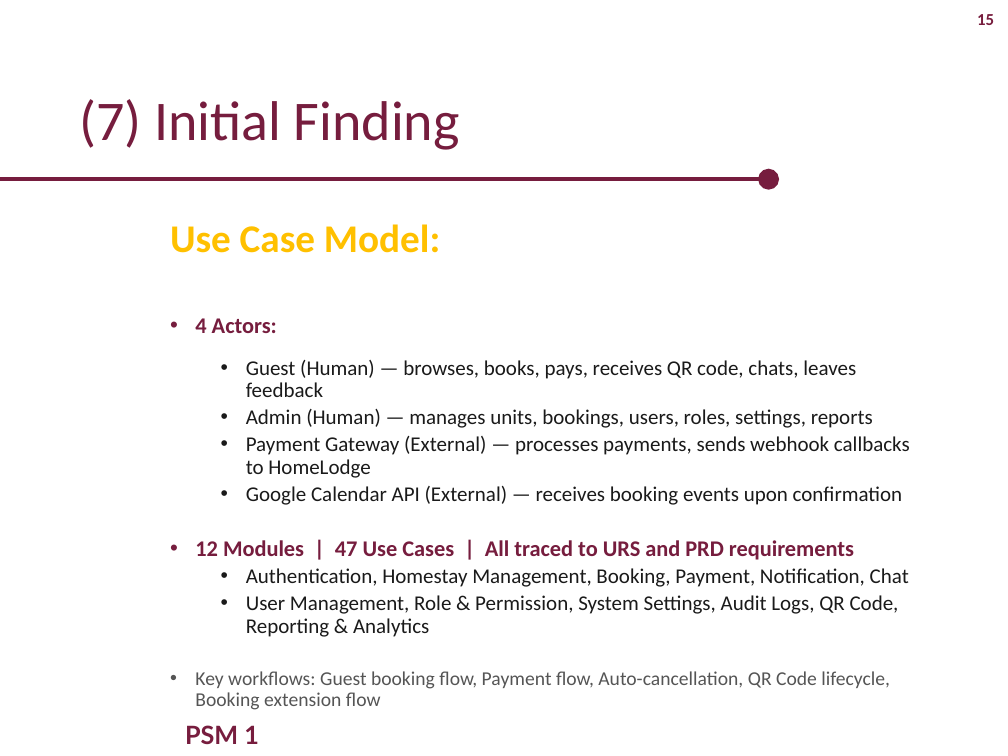
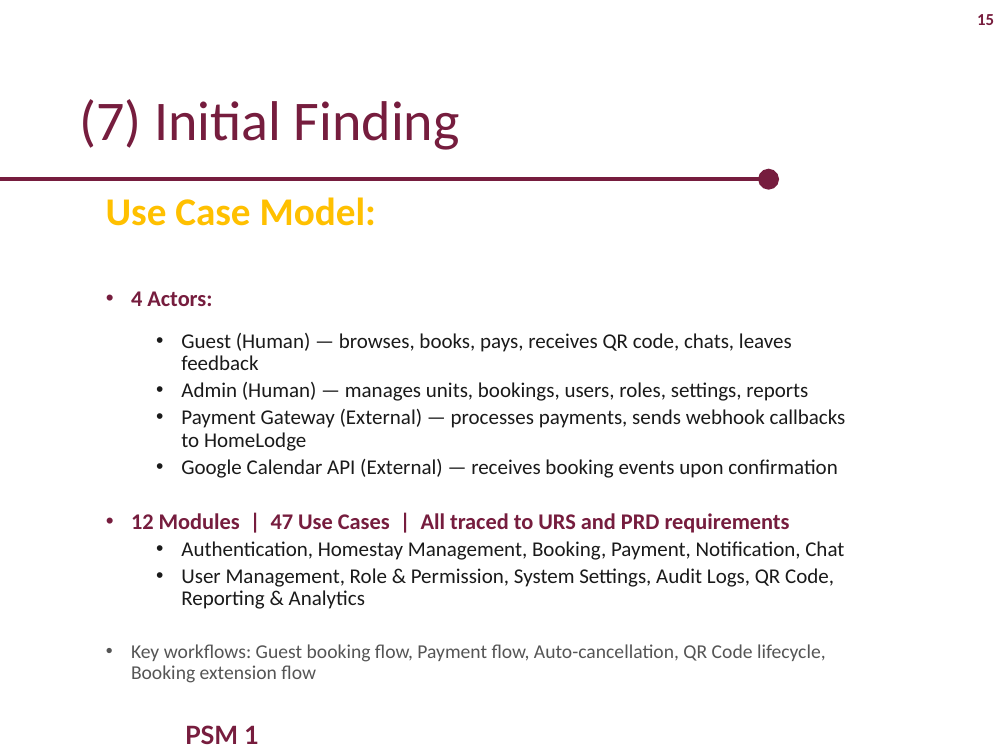
Before and after one commit to aisyahumairah/HomeLodge-Doc, a slide deck: slide 15 of docs/Presentation/HomeLodge_PSM1_v2.pptx. Drawn at 1008x756 pixels with LibreOffice and Linux fonts; fonts in the diff are those of the drawing; background and template pictures are left out. Boxes give left, top, right and bottom in pixels: in the first picture for what was removed or moved away, otherwise in the second. Text is boxed around its words. In the diff, an @@ line names an element or a change of style, - is before the commit and + after.

```diff
--- a/docs/Presentation/HomeLodge_PSM1_v2.pptx
+++ b/docs/Presentation/HomeLodge_PSM1_v2.pptx
@@ text "Use Case Model:": place and size @@
-text "Use Case Model:" at [170,224,440,253]
+text "Use Case Model:" at [106,197,376,226]
@@ text "4 Actors:": place and size @@
-text "4 Actors:" at [195,318,910,689]
+text "4 Actors:" at [131,291,846,662]
```
Also in this commit, not shown: 7 other slides changed, 1 other file.
